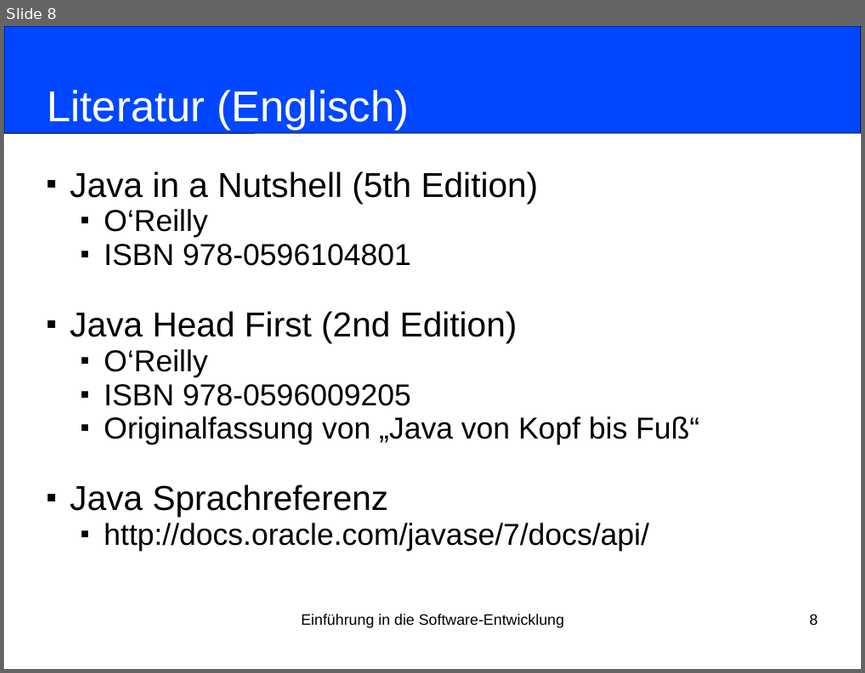
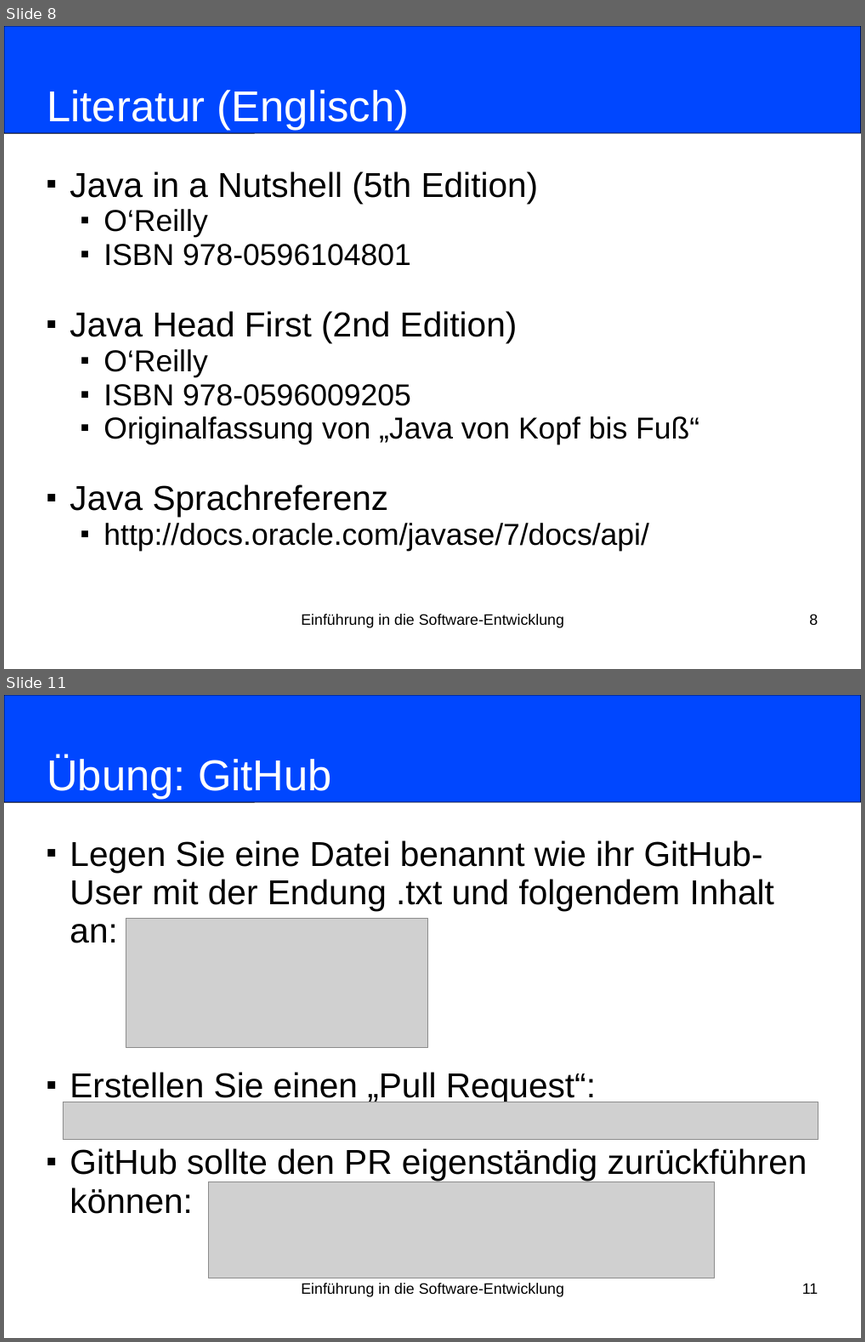
Before and after one commit to nordakademie-einfuehrung-java/vorlesungsskript, a slide deck: folien/Semester_03_Termin_01_Intro.ppt. Shown one above the other, each under a label of ours: slide 8 before the commit, slides 8 and 11 after it; the slides between them are not shown. The pictures are 865x673 and 865x1342 pixels, drawn with LibreOffice and Linux fonts; fonts in the diff are those of the drawing; grey boxes stand for pictures. Boxes give left, top, right and bottom in pixels: in the first picture for what was removed or moved away, otherwise in the second. Text is boxed around its words. In the diff, an @@ line names an element or a change of style, - is before the commit and + after.

```diff
--- a/folien/Semester_03_Termin_01_Intro.ppt
+++ b/folien/Semester_03_Termin_01_Intro.ppt
@@ slide 11 added at bbox=[4, 695, 861, 1338], background #FFFFFF @@
@@ rounded rectangle added at bbox=[4, 695, 861, 802], fill #0047FF, outline #000000 0.74 pt @@
@@ title added at bbox=[46, 755, 332, 799], 40 pt, text #FFFFFF @@
+Übung: GitHub
@@ subtitle added at bbox=[69, 840, 807, 1213], 32 pt, text #000000 @@
+■ Legen Sie eine Datei benannt wie ihr GitHub-User mit der Endung .txt und folgendem Inhalt an:
+■ Erstellen Sie einen „Pull Request“:
+■ GitHub sollte den PR eigenständig zurückführen können:
@@ picture added at bbox=[126, 919, 428, 1046] @@
@@ picture added at bbox=[64, 1102, 818, 1140] @@
@@ picture added at bbox=[209, 1182, 715, 1278] @@
@@ text added at bbox=[301, 1282, 564, 1297], 14 pt, text #000000 @@
+Einführung in die Software-Entwicklung
@@ page number added at bbox=[802, 1282, 817, 1293], 14 pt, text #000000 @@
+11
```
Also in this commit, not shown: 3 slides changed, 2 other slides added, 1 other file.
